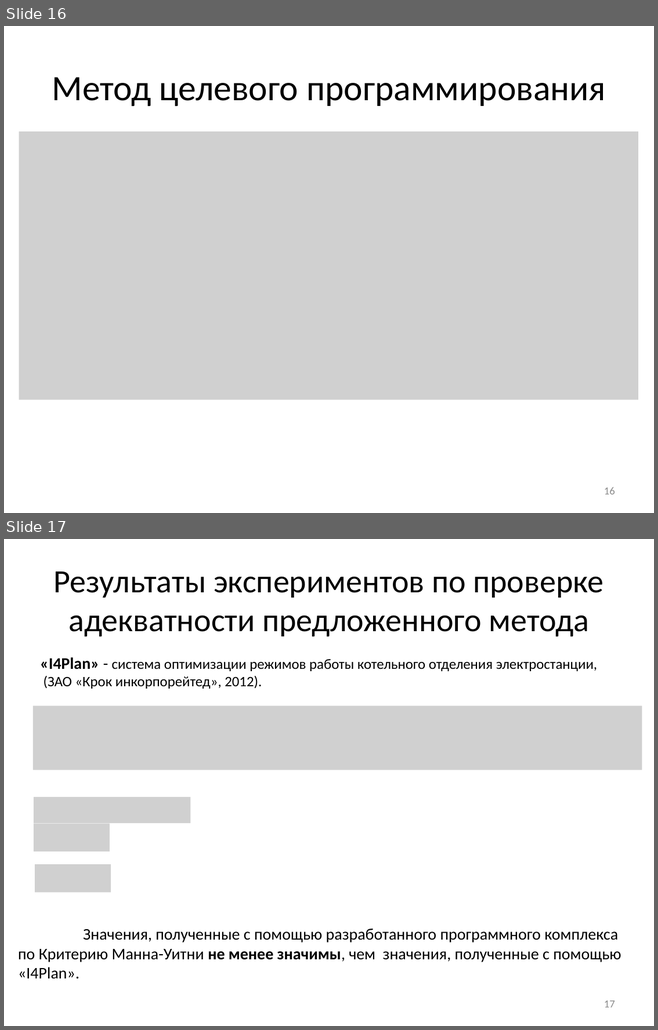
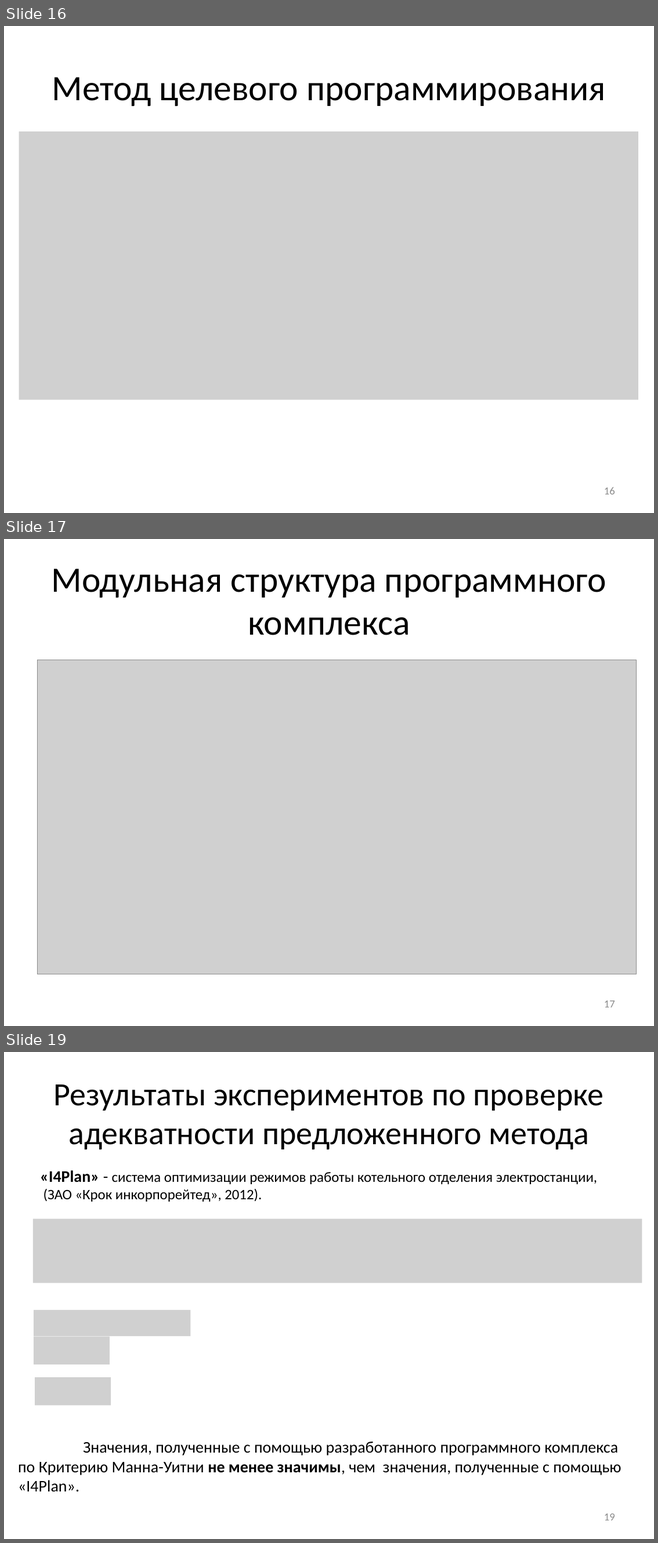
Before and after one commit to arkuzmin/diplom, a slide deck: optimization/4 семестр/РПЗ/Презентация_v2.0.pptx. Shown one above the other, each under a label of ours: slides 16 and 17 before the commit, slides 16, 17 and 19 after it; the slides between them are not shown. The pictures are 658x1030 and 658x1543 pixels, drawn with LibreOffice and Linux fonts; fonts in the diff are those of the drawing; grey boxes stand for pictures. Boxes give left, top, right and bottom in pixels: in the first picture for what was removed or moved away, otherwise in the second. Text is boxed around its words. In the diff, an @@ line names an element or a change of style, - is before the commit and + after.

Commit message:
Финальная версия РПЗ
+ реферат, правки к презентации, доп. диаграммы, структура ПК

```diff
--- a/optimization/4 семестр/РПЗ/Презентация_v2.0.pptx
+++ b/optimization/4 семестр/РПЗ/Презентация_v2.0.pptx
@@ slide 17 added at box(4, 539, 654, 1026), background #FFFFFF @@
@@ title added at box(52, 569, 606, 635), 39.6 pt, text #000000 @@
+Модульная структура программного комплекса
@@ picture added at box(37, 660, 636, 974) @@
@@ page number added at box(604, 1001, 615, 1008), 12 pt, text #8C8C8C @@
+17
@@ what was slide 17 is now slide 19 @@
@@ page number at box(604, 1514, 615, 1521): text changed @@
-17
+19
```
Also in this commit, not shown: 1 other slide added, 6 other files.
